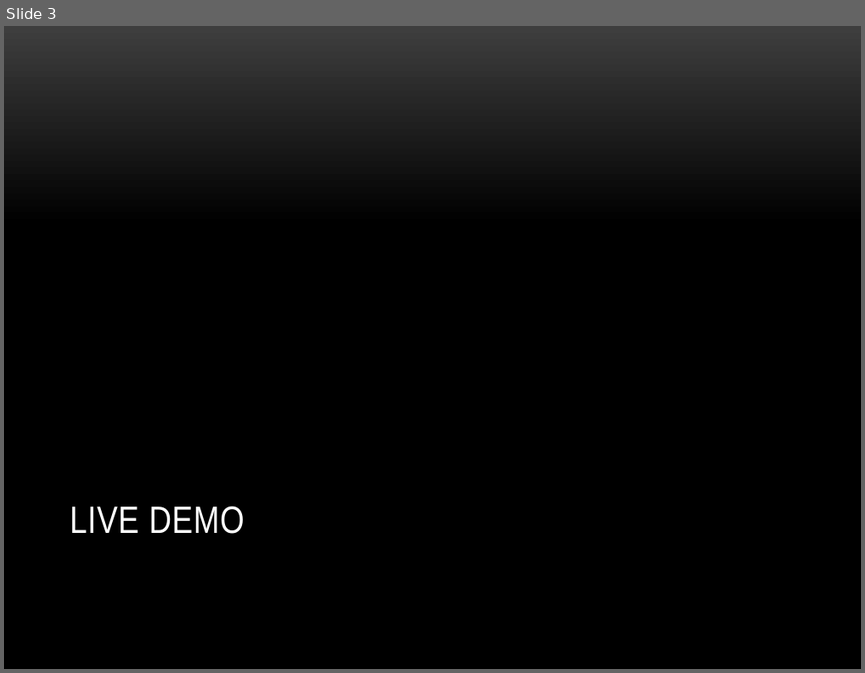
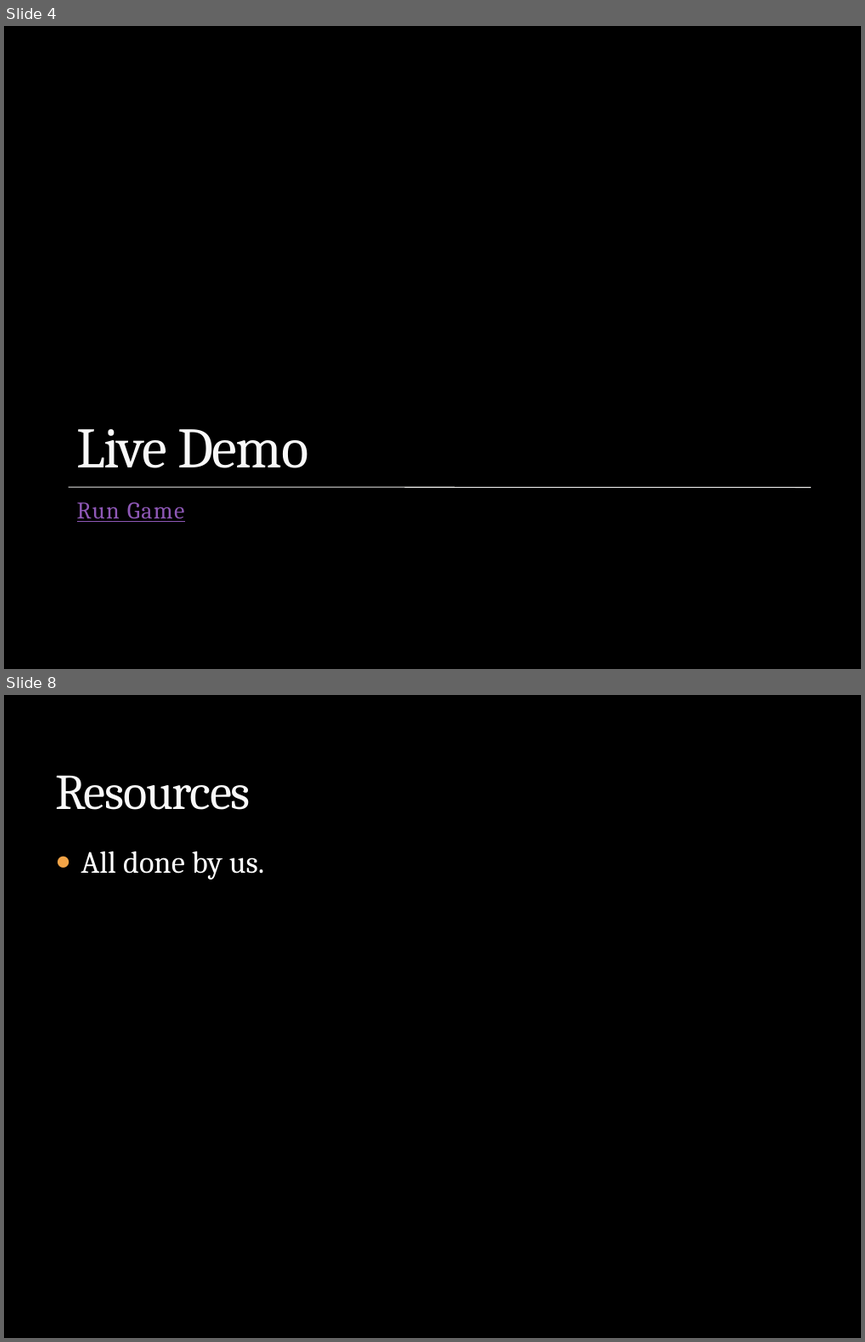
Before and after one commit to dwinings/Grow, a slide deck: CS325 Final Presentation Outline.pptx. Shown one above the other, each under a label of ours: slide 3 before the commit, slides 4 and 8 after it; the slides between them are not shown. The pictures are 865x673 and 865x1342 pixels, drawn with LibreOffice and Linux fonts; fonts in the diff are those of the drawing; background and template pictures are left out. Boxes give left, top, right and bottom in pixels: in the first picture for what was removed or moved away, otherwise in the second. Text is boxed around its words. In the diff, an @@ line names an element or a change of style, - is before the commit and + after.

```diff
--- a/CS325 Final Presentation Outline.pptx
+++ b/CS325 Final Presentation Outline.pptx
@@ slide 8 added at (4,695,861,1338), background picture (left out) @@
@@ title added at (55,775,250,810), 42 pt, text #F9F9F9 @@
+Resources
@@ text added at (81,851,265,879), 26 pt, text #FFFFFF @@
+● All done by us.
@@ what was slide 3 is now slide 4 @@
@@ slide 4 changed as well @@
@@ background gradient #3F3F3F to #000000 to picture (left out) @@
@@ title "Live Demo" at (77,429,308,468): vertical alignment top to bottom @@
@@ title at (77,429,308,468): text changed; size 32 to 48 pt; font Arial Narrow to Cambria; text colour #FFFFFF to #F9F9F9 @@
-LIVE DEMO
+Live Demo
@@ line added from (69, 487) to (812, 487), #E9E9E8 0.75 pt @@
@@ text added at (77,502,185,522), 20 pt, text #8E58B6, underline @@
+Run Game
```
Also in this commit, not shown: 6 other slides added, 6 slides removed.
